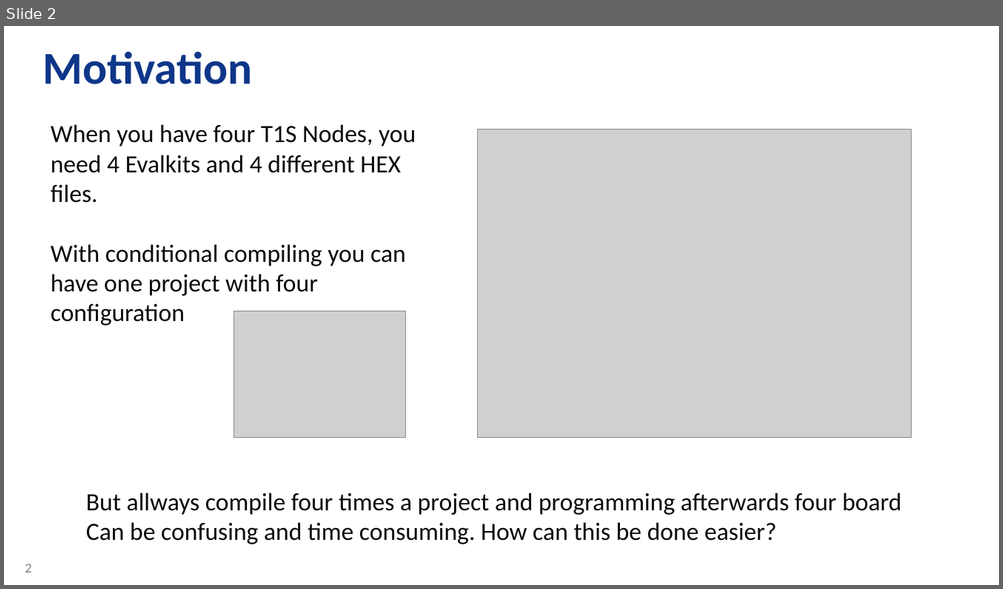
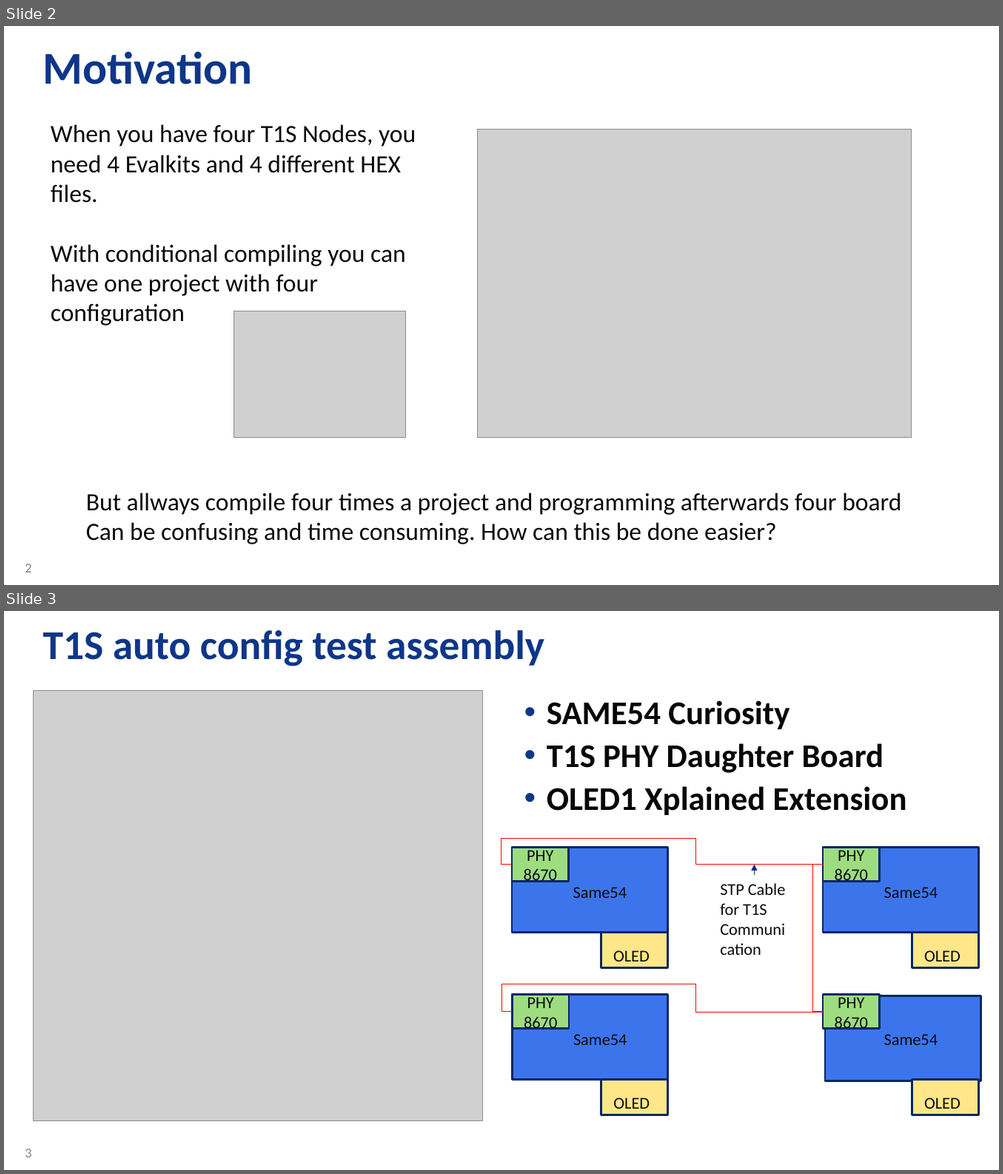
Before and after one commit to zabooh/T1S_Autoconf, a slide deck: T1S Autoconfig - Tooling.pptx. Shown one above the other, each under a label of ours: slide 2 before the commit, slides 2 and 3 after it. The pictures are 1003x589 and 1003x1174 pixels, drawn with LibreOffice and Linux fonts; fonts in the diff are those of the drawing; grey boxes stand for pictures; background and template pictures are left out. Boxes give left, top, right and bottom in pixels: in the first picture for what was removed or moved away, otherwise in the second. Text is boxed around its words. In the diff, an @@ line names an element or a change of style, - is before the commit and + after.

```diff
--- a/T1S Autoconfig - Tooling.pptx
+++ b/T1S Autoconfig - Tooling.pptx
@@ slide 3 added at [4, 611, 999, 1170], background #FFFFFF; not listed: 1 template element that a slide beside it also shows @@
@@ title added at [43, 630, 544, 667], 39.6 pt, text #0E3689, bold @@
+T1S auto config test assembly
@@ picture added at [33, 691, 482, 1122] @@
@@ text added at [546, 701, 907, 815], 32 pt, text #070707, bold @@
+• SAME54 Curiosity
+• T1S PHY Daughter Board
+• OLED1 Xplained Extension
@@ group added at [501, 837, 981, 1116]: 12 rectangles, 9 texts, 3 elbow lines, 1 arrow @@
+PHY 8670
+Same54
+OLED
+PHY 8670
+Same54
+OLED
+PHY 8670
+Same54
+OLED
+PHY 8670
+Same54
+OLED
+STP Cable for T1S Communication
```
Also in this commit, not shown: 9 slides changed, 1 other slide added.
